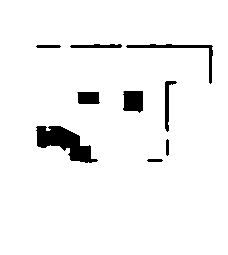
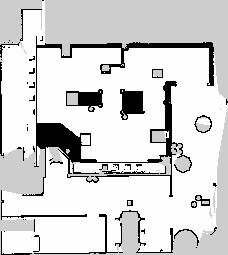
Layer changes from the first 228 × 255 image to the second:
painted on "Layer" over left=36, top=123, right=98, bottom=163
showed "task2.pgm" over left=0, top=0, right=228, bottom=255